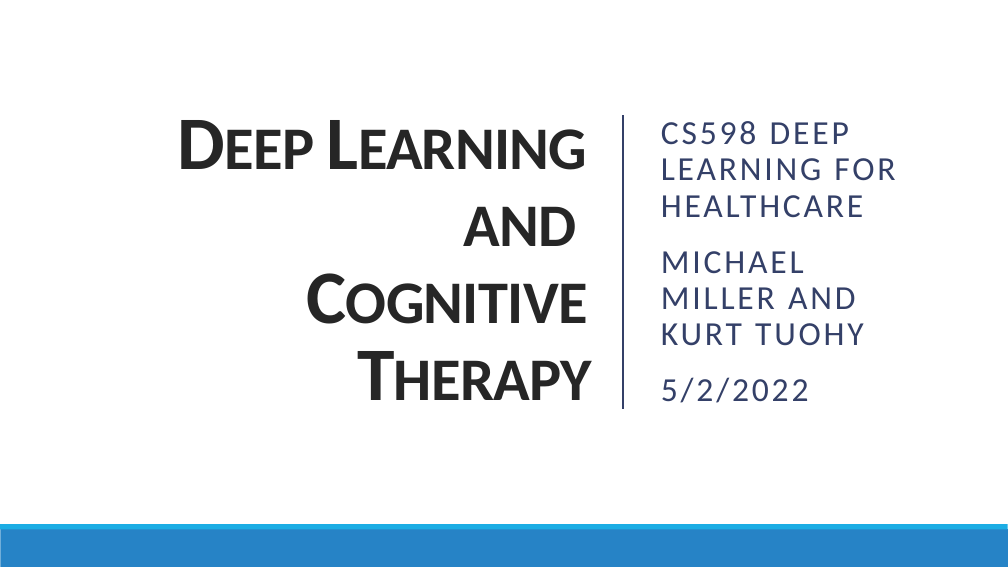
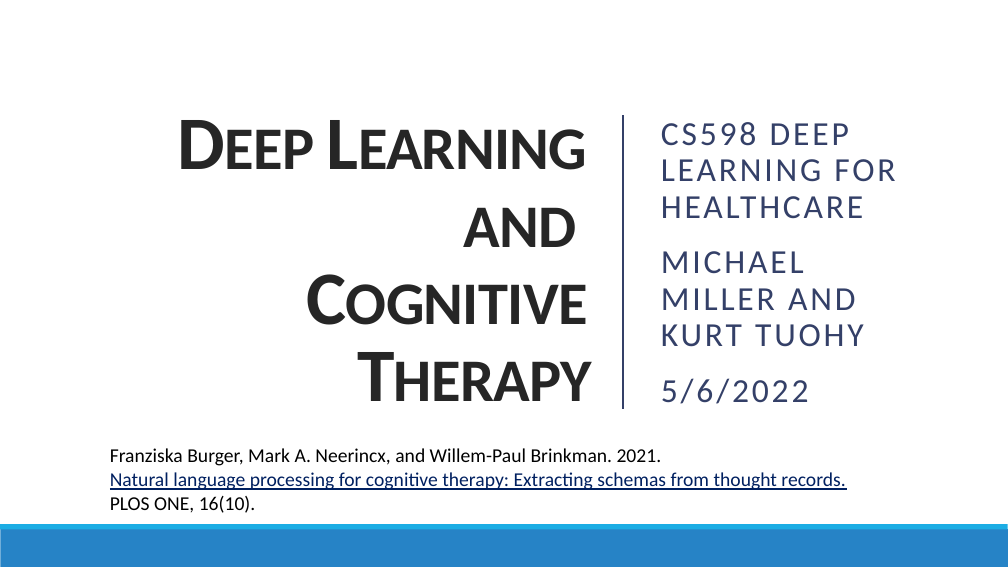
Before and after one commit to mich1eal/cs598_dl4hc, a slide deck: slide 1 of submissions/final/cog_therapy.pptx. Drawn at 1008x567 pixels with LibreOffice and Linux fonts; fonts in the diff are those of the drawing; background and template pictures are left out. Boxes give left, top, right and bottom in pixels: in the first picture for what was removed or moved away, otherwise in the second. Text is boxed around its words. In the diff, an @@ line names an element or a change of style, - is before the commit and + after.

```diff
--- a/submissions/final/cog_therapy.pptx
+++ b/submissions/final/cog_therapy.pptx
@@ subtitle at (661, 378, 809, 404): text changed @@
-5/2/2022
+5/6/2022
@@ text added at (110, 448, 845, 513), 14 pt, text #002060, underline @@
+Franziska Burger, Mark A. Neerincx, and Willem-Paul Brinkman. 2021.
+Natural language processing for cognitive therapy: Extracting schemas from thought records.
+PLOS ONE, 16(10).
```
Also in this commit, not shown: 2 slides added.
